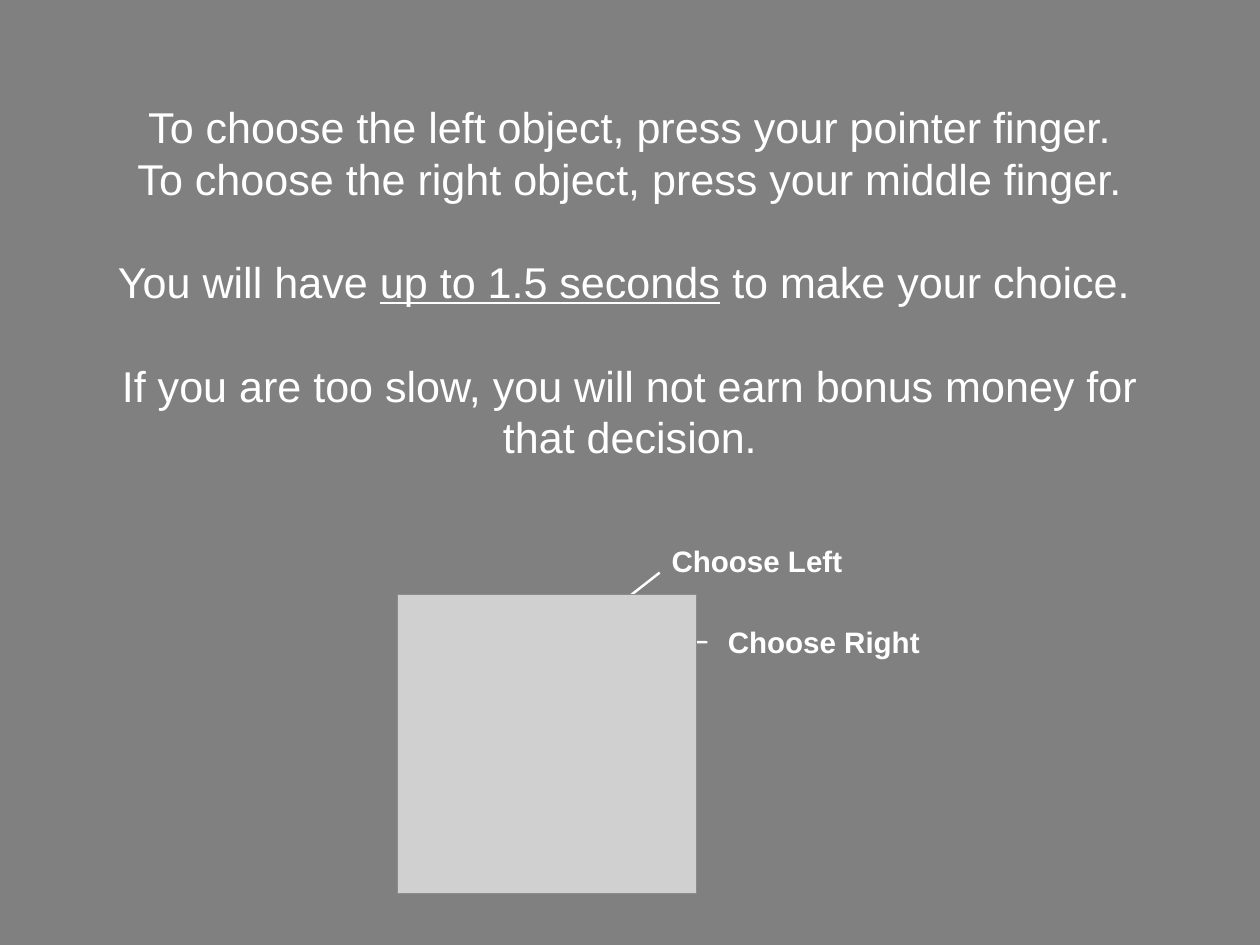
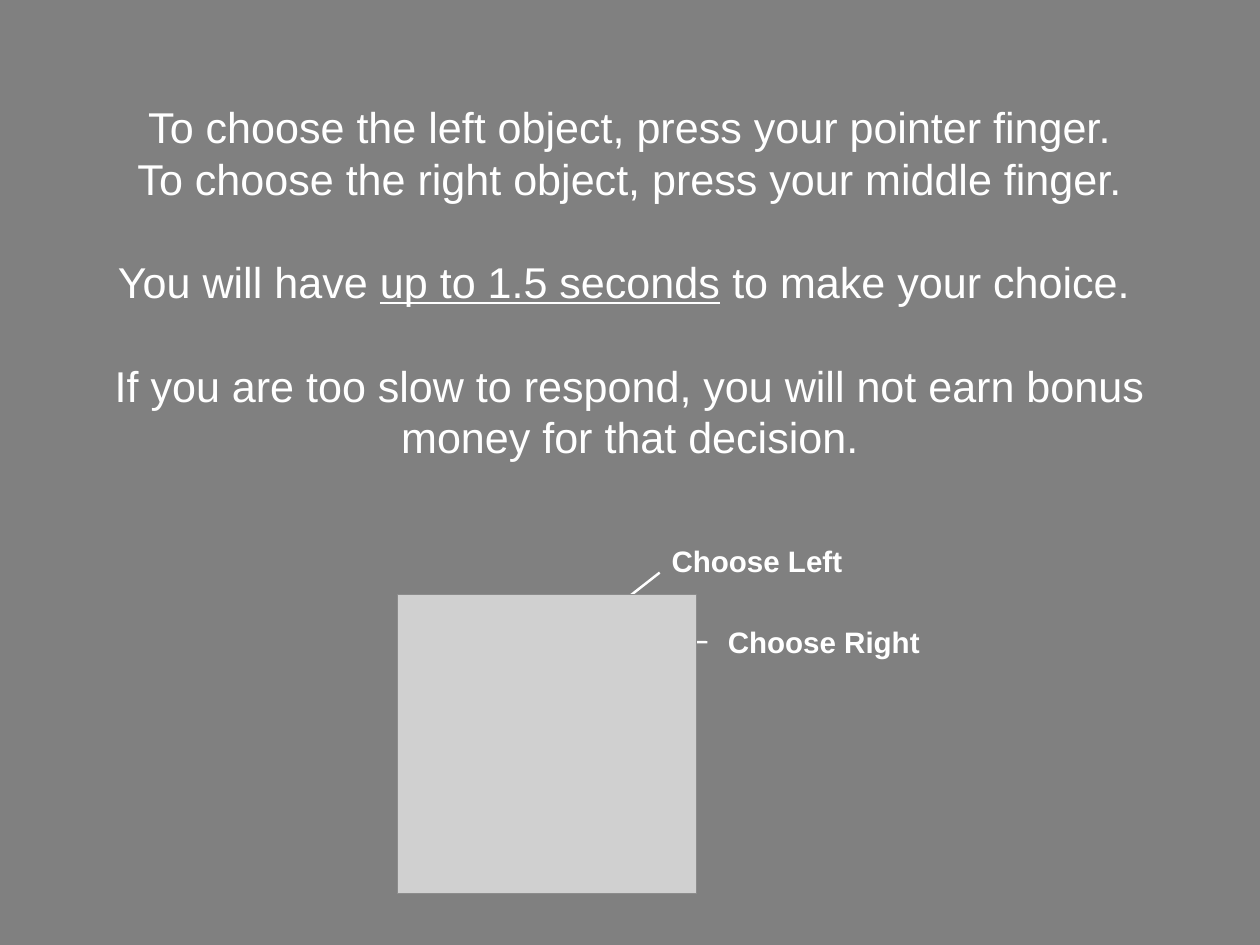
Before and after one commit to NatalieBiderman/Categories_fMRI_MTurk, a slide deck: slide 17 of static/Tools/fMRIDirections.pptx (slide 16 before the commit). Drawn at 1260x945 pixels with LibreOffice and Linux fonts; fonts in the diff are those of the drawing; grey boxes stand for pictures. Boxes give left, top, right and bottom in pixels: in the first picture for what was removed or moved away, otherwise in the second. Text is boxed around its words. In the diff, an @@ line names an element or a change of style, - is before the commit and + after.

```diff
--- a/static/Tools/fMRIDirections.pptx
+++ b/static/Tools/fMRIDirections.pptx
@@ subtitle at bbox=[115, 371, 1143, 462]: text changed @@
-If you are too slow, you will not earn bonus money for that decision.
+If you are too slow to respond, you will not earn bonus money for that decision.
```
Also in this commit, not shown: 7 other slides changed, 59 other files.
